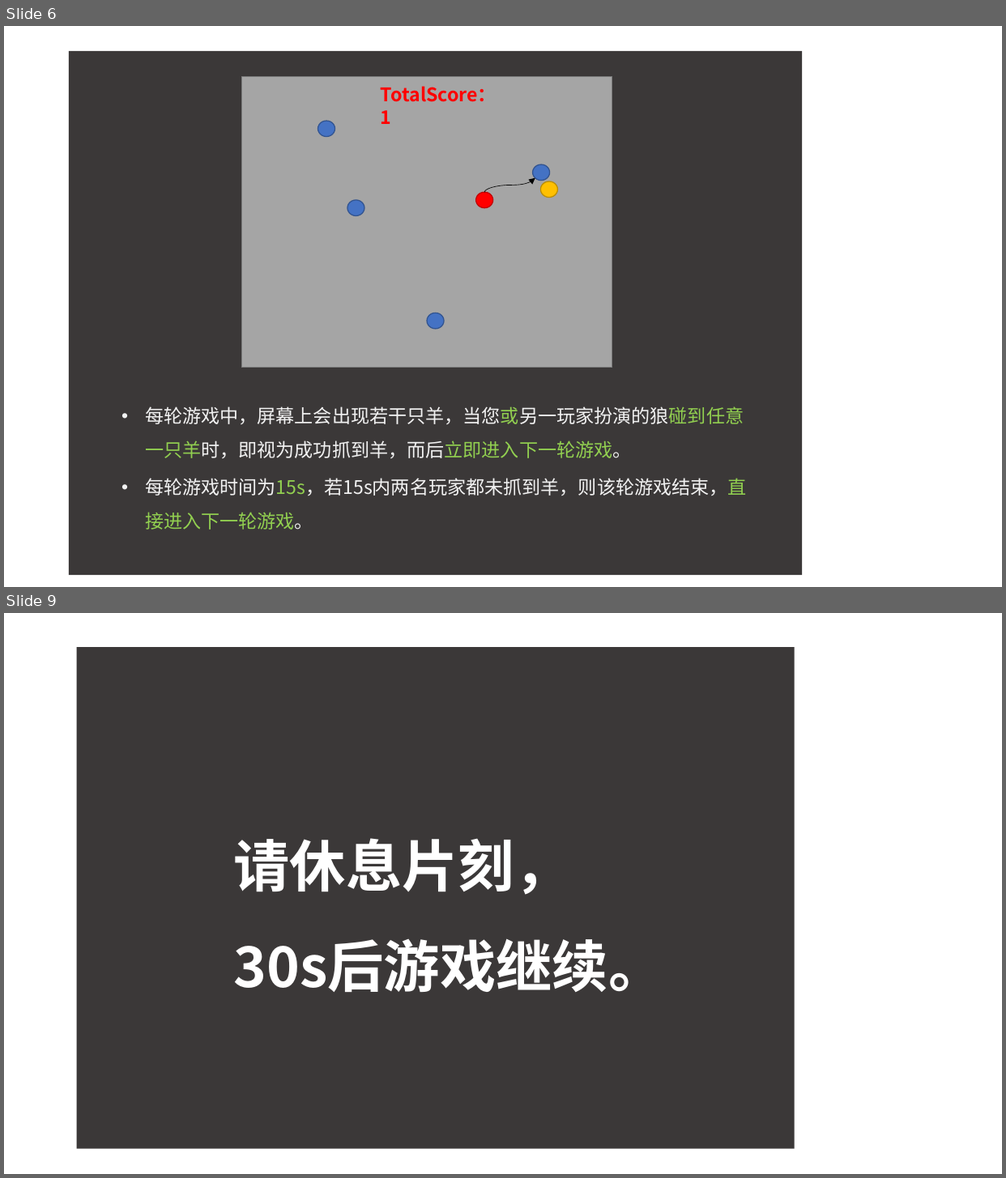
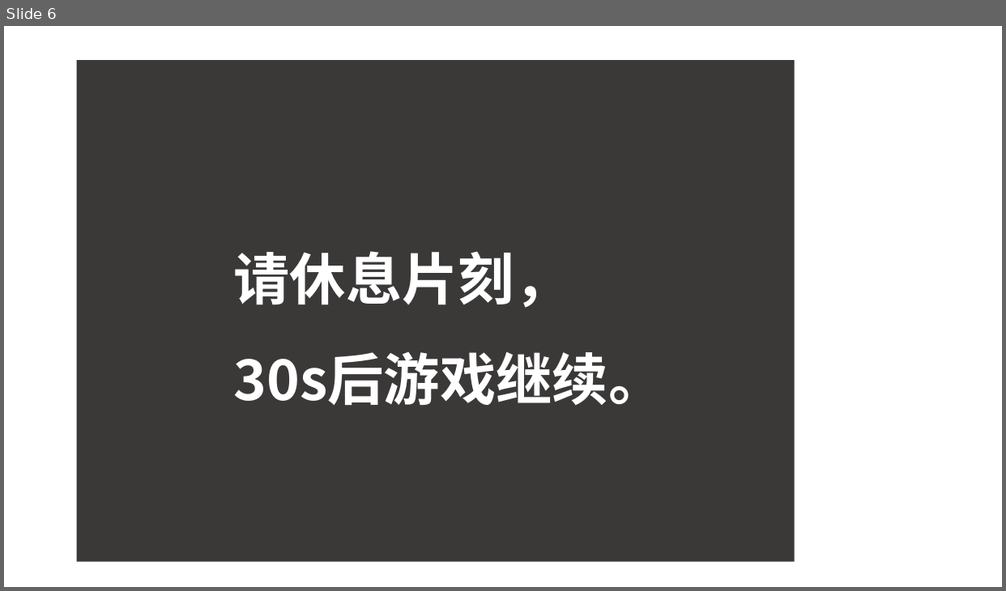
Before and after one commit to ChenyaGu/imagineWeCooperation, a slide deck: pictures/introduction.pptx. Shown one above the other, each under a label of ours: slides 6 and 9 before the commit, slide 6 after it; the slides between them are not shown. The pictures are 1006x1178 and 1006x591 pixels, drawn with LibreOffice and Linux fonts; fonts in the diff are those of the drawing. Boxes give left, top, right and bottom in pixels: in the first picture for what was removed or moved away, otherwise in the second. Text is boxed around its words. In the diff, an @@ line names an element or a change of style, - is before the commit and + after.

```diff
--- a/pictures/introduction.pptx
+++ b/pictures/introduction.pptx
@@ slide 6 removed at box(4, 26, 1002, 587), background #FFFFFF @@
@@ rectangle removed at box(68, 51, 802, 575) @@
@@ group removed at box(242, 77, 612, 368): 6 ellipses, 1 rectangle, 1 text, 1 curved arrow @@
-TotalScore： 1
@@ text removed at box(145, 407, 747, 530) @@
-• 每轮游戏中，屏幕上会出现若干只羊，当您或另一玩家扮演的狼碰到任意一只羊时，即视为成功抓到羊，而后立即进入下一轮游戏。
-• 每轮游戏时间为15s，若15s内两名玩家都未抓到羊，则该轮游戏结束，直接进入下一轮游戏。
@@ what was slide 9 is now slide 6 @@
```
Also in this commit, not shown: 5 slides changed, 2 other slides removed, 7 other files.
